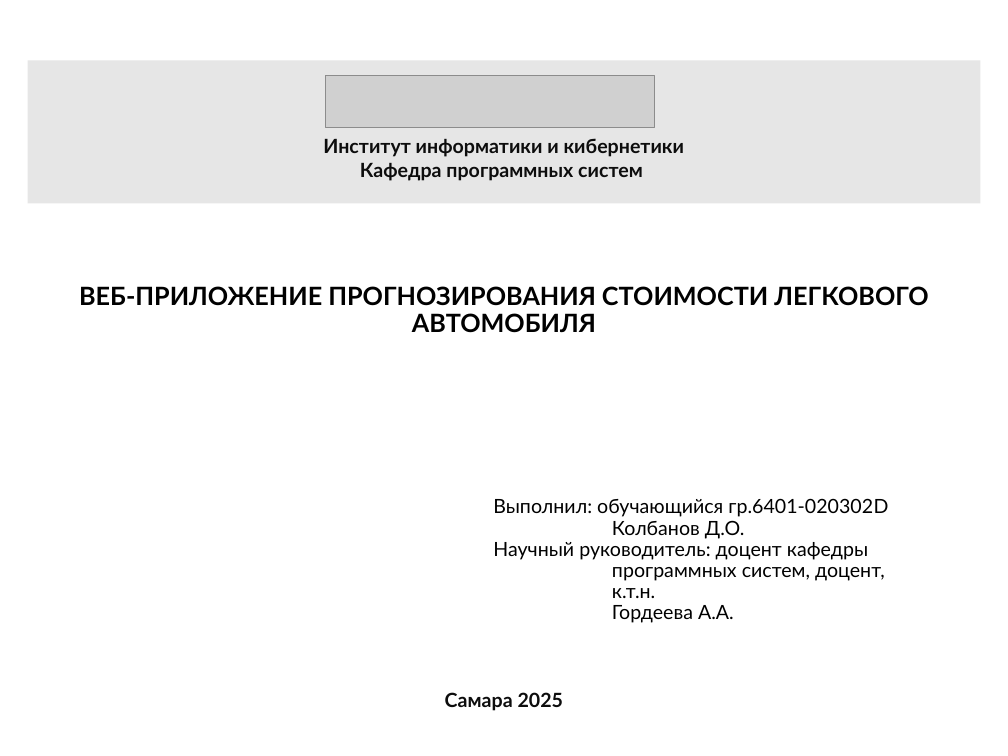
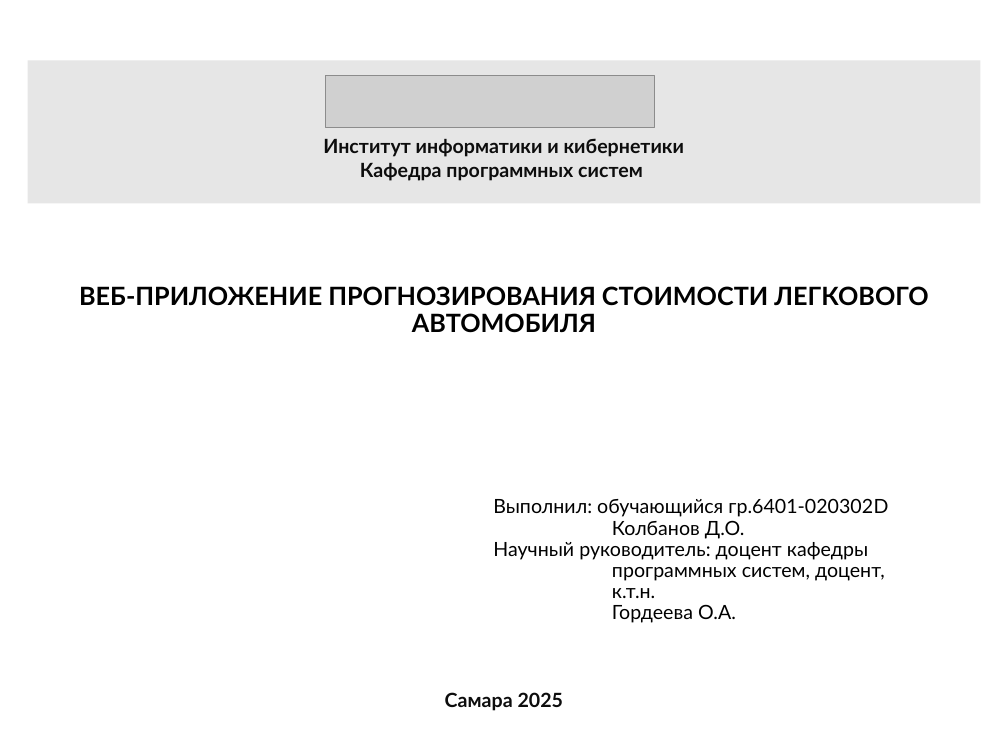
Before and after one commit to CallBan/ssau, a slide deck: slide 1 of 4 курс/2 семестр/ВКР/Презентация_Колбанов_6401.pptx. Drawn at 1008x756 pixels with LibreOffice and Linux fonts; fonts in the diff are those of the drawing; grey boxes stand for pictures. Boxes give left, top, right and bottom in pixels: in the first picture for what was removed or moved away, otherwise in the second. Text is boxed around its words. In the diff, an @@ line names an element or a change of style, - is before the commit and + after.

```diff
--- a/4 курс/2 семестр/ВКР/Презентация_Колбанов_6401.pptx
+++ b/4 курс/2 семестр/ВКР/Презентация_Колбанов_6401.pptx
@@ text at (493, 542, 885, 623): text changed @@
-Научный руководитель: доцент кафедры программных систем, доцент, к.т.н.
-Гордеева А.А.
+Научный руководитель: доцент кафедры программных систем, доцент, к.т.н.
+Гордеева О.А.
```
Also in this commit, not shown: 8 other slides changed, 4 slides added, 1 slide removed, 5 other files.
